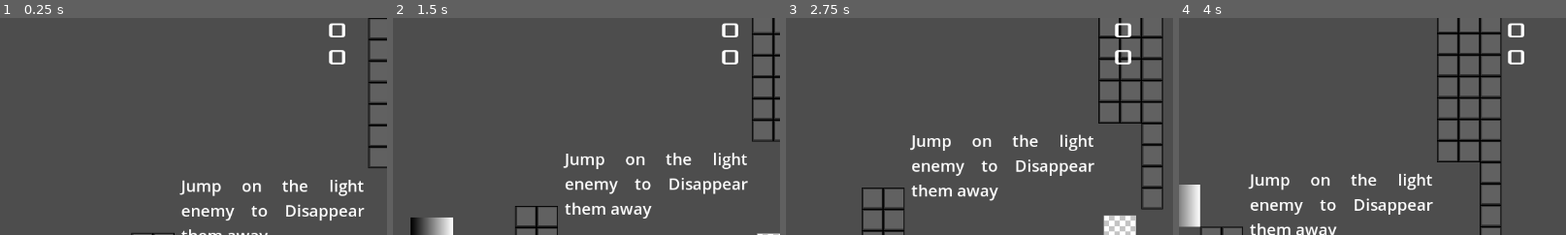
Above: before the commit, frames 1-4 (left to right).
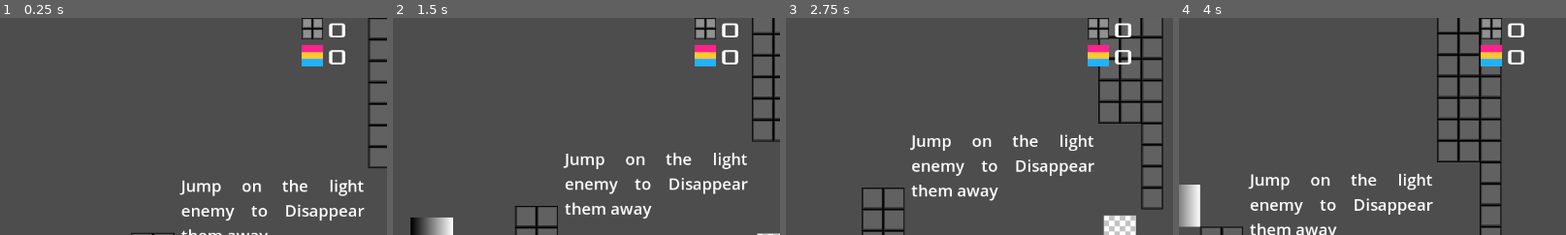
Above: after the commit, the same moments.

Repository: return-misaPuding/swatch-platformer
Game: Godot game, scene res://new_main.tscn
Same seed, same stepped clock (60 frames per second), same inputs: the game is played once before the commit and once after it.
Inputs:
- Up to frame 1 (0.25 s): no input
- Up to frame 2 (1.5 s): tap Enter at 0.5 s; hold Right (ui_right) from 0.53 s (still down); tap Alt at 0.6 s; tap W (jump) at 0.77 s; tap Shift at 1.35 s
- Up to frame 3 (2.75 s): tap W (jump) at 1.52 s; release Right (ui_right) at 2.03 s; hold Left (ui_left) from 2.03 s (still down); tap Alt at 2.1 s
- Up to frame 4 (4 s): release Left (ui_left) at 2.78 s; hold Right (ui_right) from 2.78 s (still down); tap Shift at 2.85 s; tap W (jump) at 3.02, 3.77 s; tap Alt at 3.6 s
The pictures show only the part of the screen within x 50-100%, y 0-50%; the shares and areas given below are measured in that part.

The runs differ from the first frame. In frame 1, 1.0% of the frame differs, in the area x 77-84%, y 0-23%; in frame 2, 1.0%; in frame 3, 1.0%; in frame 4, 1.0%.

Commit message:
explained the total/level/checkpoint distinction for the death counters (i am the woke left)

Diff:
--- a/HUD.tscn
+++ b/HUD.tscn
@@ -1,7 +1,10 @@
-[gd_scene load_steps=3 format=3 uid="uid://dvpb1unh17h3m"]
+[gd_scene load_steps=6 format=3 uid="uid://dvpb1unh17h3m"]
 
 [ext_resource type="Script" uid="uid://pcu0nanyscq5" path="res://hud.gd" id="1_efote"]
 [ext_resource type="LabelSettings" uid="uid://y871gnlrx4vk" path="res://HUD.tres" id="1_k5de2"]
+[ext_resource type="Texture2D" uid="uid://w67oacecr6ph" path="res://images/maptile32-bg-grid.png" id="3_vow1y"]
+[ext_resource type="Texture2D" uid="uid://dw0fr3g37g4kt" path="res://images/maptile32-pan.png" id="4_ne771"]
+[ext_resource type="Texture2D" uid="uid://dpt0dtgs446xk" path="res://images/maptile32-fluid.png" id="5_xxqia"]
 
 [node name="CanvasLayer" type="CanvasLayer"]
 script = ExtResource("1_efote")
@@ -42,3 +45,15 @@
 offset_bottom = 117.0
 text = "000"
 label_settings = ExtResource("1_k5de2")
+
+[node name="TotalSprite" type="Sprite2D" parent="."]
+position = Vector2(1041, 16)
+texture = ExtResource("3_vow1y")
+
+[node name="LevelSprite" type="Sprite2D" parent="."]
+position = Vector2(1041, 56)
+texture = ExtResource("4_ne771")
+
+[node name="CkptSprite" type="Sprite2D" parent="."]
+position = Vector2(1041, 96)
+texture = ExtResource("5_xxqia")
--- a/hud.gd
+++ b/hud.gd
@@ -32,8 +32,10 @@
 func _on_player_display_death(total: int, lvl: int, ckpt: int, show_ckpt: bool) -> void:
 	if !show_ckpt:
 		$Ckpt.show() # i entered the boolean wrong in my signal emit events
+		$CkptSprite.show()
 	else:
 		$Ckpt.hide()
+		$CkptSprite.hide()
 	$Total.text = str(total)
 	$Level.text = str(lvl)
 	$Ckpt.text = str(ckpt)
Binary file added: images/maptile32-fluid.png
Not shown, added: images/maptile32-fluid.png.import
Binary file added: images/maptile32-pan.png
Not shown, added: images/maptile32-pan.png.import
